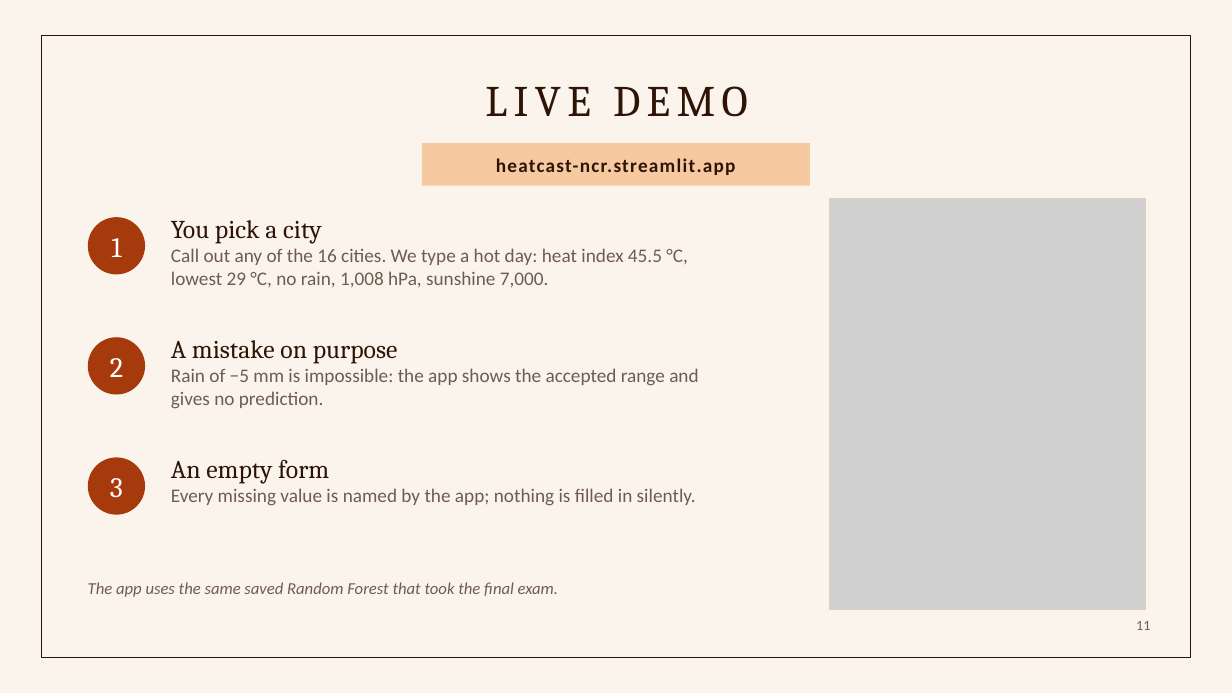
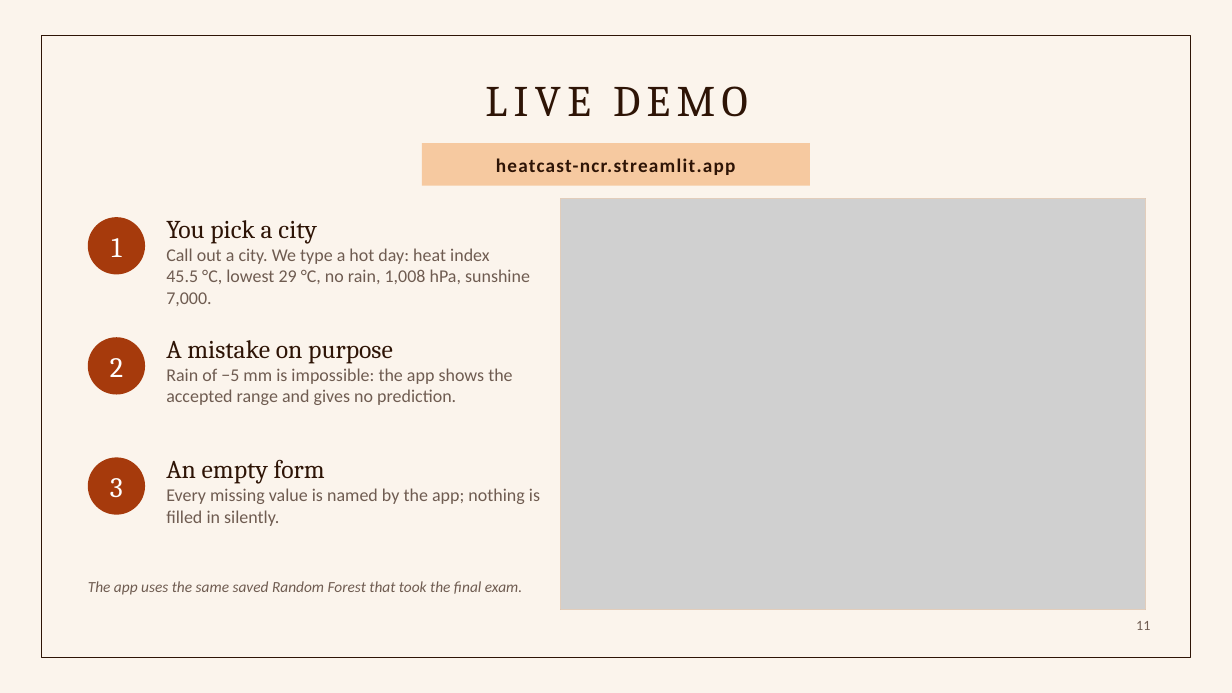
Before and after one commit to keyyum/heatcast-ncr-simple, a slide deck: slide 11 of presentation/HeatCast_NCR_Presentation.pptx. Drawn at 1232x693 pixels with LibreOffice and Linux fonts; fonts in the diff are those of the drawing; grey boxes stand for pictures. Boxes give left, top, right and bottom in pixels: in the first picture for what was removed or moved away, otherwise in the second. Text is boxed around its words. In the diff, an @@ line names an element or a change of style, - is before the commit and + after.

```diff
--- a/presentation/HeatCast_NCR_Presentation.pptx
+++ b/presentation/HeatCast_NCR_Presentation.pptx
@@ rectangle: place and size @@
-rectangle at [830, 199, 1146, 610]
+rectangle at [561, 199, 1146, 610]
@@ picture: place and size @@
-picture at [830, 199, 1146, 610]
+picture at [561, 199, 1146, 610]
@@ text at [166, 248, 530, 306]: text changed; size 15 to 14 pt @@
-Call out any of the 16 cities. We type a hot day: heat index 45.5 °C, lowest 29 °C, no rain, 1,008 hPa, sunshine 7,000.
+Call out a city. We type a hot day: heat index 45.5 °C, lowest 29 °C, no rain, 1,008 hPa, sunshine 7,000.
@@ text at [166, 368, 512, 405]: size 15 to 14 pt in "Rain of −5 mm is impossible: the ..." @@
@@ text at [166, 488, 540, 526]: size 15 to 14 pt in "Every missing value is named by the ..." @@
@@ text "The app uses the same ..." at [88, 581, 522, 595]: size 13 to 12 pt @@
```
Also in this commit, not shown: 5 other slides changed, 13 other files.
